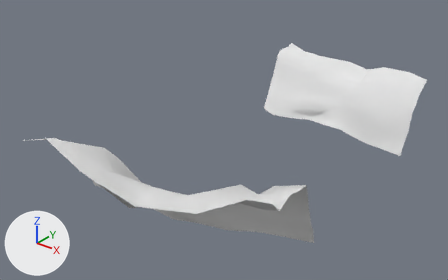
A saved change to the Blender file Assets/Resources/MapEngrenage/moutains.blend.
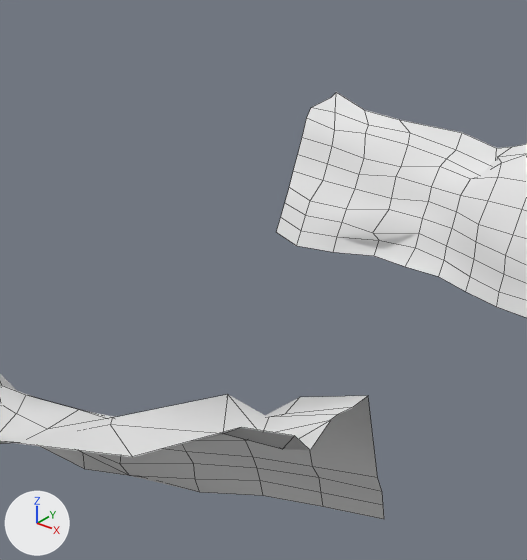
There are two pictures of each version: one whole from a camera (50 mm lens) standing at (157.6, -220.1, 139.8) and looking at (-5.2, -16.6, 13.7), one close up on the part from 30% to 85% of the width and 0% to 94% of the height. Arrows for +X, +Y and +Z are at lower left; the lights stay in place. The close-ups show mesh edges as thin lines.

The scene before the commit, as lines of its bpy script (objects in view):
```python
me_grid = bpy.data.meshes.new('Grid')
me_grid.from_pydata(...)  # 100 vertices, 81 faces; spans x -1.01..1.0, y -1.17..1.22, z -0.85..0.5
me_grid.polygons.foreach_set('use_smooth', [True] * 81)
me_grid.materials.append(mat_mat_moutain)  # its picture is missing
me_grid_001 = bpy.data.meshes.new('Grid.001')
me_grid_001.from_pydata(...)  # 100 vertices, 81 faces; spans x -1.0..1.09, y -1.18..1.46, z -1.26..0.58
me_grid_001.polygons.foreach_set('use_smooth', [True] * 81)
me_grid_001.materials.append(mat_mat_moutain)  # its picture is missing
ob_east_moutain = bpy.data.objects.new('east_moutain', me_grid_001)
ob_east_moutain.location = (6.2, -59.1, 11.5)
ob_east_moutain.rotation_euler = (1.116, 0.0, -2.822)  # degrees (64, 0, -162)
ob_east_moutain.scale = (54.5, 23.0, 23.0)
ob_west_moutain = bpy.data.objects.new('west_moutain', me_grid)
ob_west_moutain.location = (10.7, 63.5, 15.0)
ob_west_moutain.rotation_euler = (1.116, 0.0, 0.0)  # degrees (64, 0, 0)
ob_west_moutain.scale = (44.0, 18.6, 18.6)
```
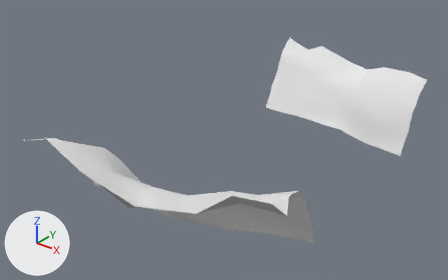
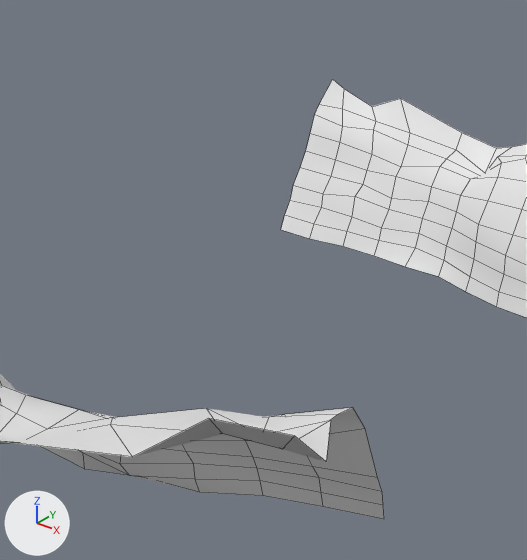
Where the change shows, as pixel boxes (x1, y1, x2, y2) in the close-ups (527 x 560 px; the box of a moved part takes in the faces that stretch with it):
'west_moutain', reshaped
    before: (276, 92, 527, 318)
    after: (281, 79, 527, 318)
part 1 of me_grid_001, moved or reshaped
    before: (110, 394, 378, 478)
    after: (110, 408, 378, 478)
part 2 of me_grid_001, moved or reshaped
    both: (0, 385, 26, 431)
part 3 of me_grid_001, moved or reshaped
    before: (111, 420, 331, 457)
    after: (111, 419, 331, 462)
part 4 of me_grid, moved or reshaped
    before: (276, 92, 462, 256)
    after: (281, 79, 462, 256)
part 5 of me_grid, moved or reshaped
    both: (498, 144, 527, 181)
part 6 of me_grid, moved or reshaped
    both: (447, 133, 511, 174)

What changed in the scene script:
```text
Change me_grid_001:
    where me_grid_001.from_pydata(...)  # 100 vertices, 81 faces; spans x -1.0..1.09, y -1.18..1.46, z -1.26..0.58
    used by ob_east_moutain; location = (6.2, -59.1, 11.5); rotation_euler = (1.116, 0.0, -2.822), in degrees (64, 0, -162); scale = (54.5, 23.0, 23.0)
    me_grid_001 part 1
    me_grid_001.vertices[40].co: (-0.97, 0.62, 0.11) -> (-0.97, 0.39, -0.04)  # pixel (368, 395) -> pixel (365, 428)
    me_grid_001.vertices[41].co: (-0.74, 0.51, 0.06) -> (-0.74, 0.17, -0.1)  # pixel (299, 397) -> not seen
    me_grid_001.vertices[72].co: (-0.55, 0.78, -0.2) -> (-0.52, 0.89, -0.43)  # pixel (227, 394) -> pixel (206, 408)
    me_grid_001 part 2
    me_grid_001.vertices[76].co: (0.39, 0.98, -0.56) -> (0.35, 0.89, -0.58)
    me_grid_001.vertices[86].co: (0.3, 1.01, -0.61) -> (0.33, 1.08, -0.75)
    me_grid_001 part 3
    me_grid_001.vertices[90].co: (-0.92, 1.36, -0.89) -> (-0.97, 1.29, -0.92)  # pixel (310, 450) -> pixel (326, 461)
    me_grid_001.vertices[92].co: (-0.68, 1.19, -0.72) -> (-0.61, 1.43, -0.84)  # pixel (241, 427) -> pixel (208, 418)
Change me_grid:
    used by ob_west_moutain; location = (10.7, 63.5, 15.0); rotation_euler = (1.116, 0.0, 0.0), in degrees (64, 0, 0); scale = (44.0, 18.6, 18.6)
    remove me_grid.from_pydata(...)  # 100 vertices, 81 faces; spans x -1.01..1.0, y -1.17..1.22, z -0.85..0.5
    add me_grid.from_pydata(...)  # 100 vertices, 81 faces; spans x -1.05..1.0, y -1.17..1.41, z -0.71..0.5
    me_grid part 4: 32 of 100 vertices moved; they spanned x -1.01..-0.33, y -1.1..1.22, z -0.51..0.21 and now span x -1.05..-0.33, y -0.96..1.41, z -0.58..-0.08; mean shift (0.0, 0.11, -0.18); largest move (-0.78, -0.65, 0.21) -> (-0.78, -0.47, -0.16)
    me_grid part 5
    me_grid.vertices[77].co: (0.43, 0.91, 0.06) -> (0.43, 0.86, 0.04)  # pixel (526, 154) -> pixel (525, 158)
    me_grid.vertices[87].co: (0.39, 0.95, -0.22) -> (0.39, 0.93, -0.17)  # not seen -> pixel (526, 154)
    me_grid part 6
    me_grid.vertices[85].co: (0.11, 0.72, -0.85) -> (0.11, 0.59, -0.58)
```
